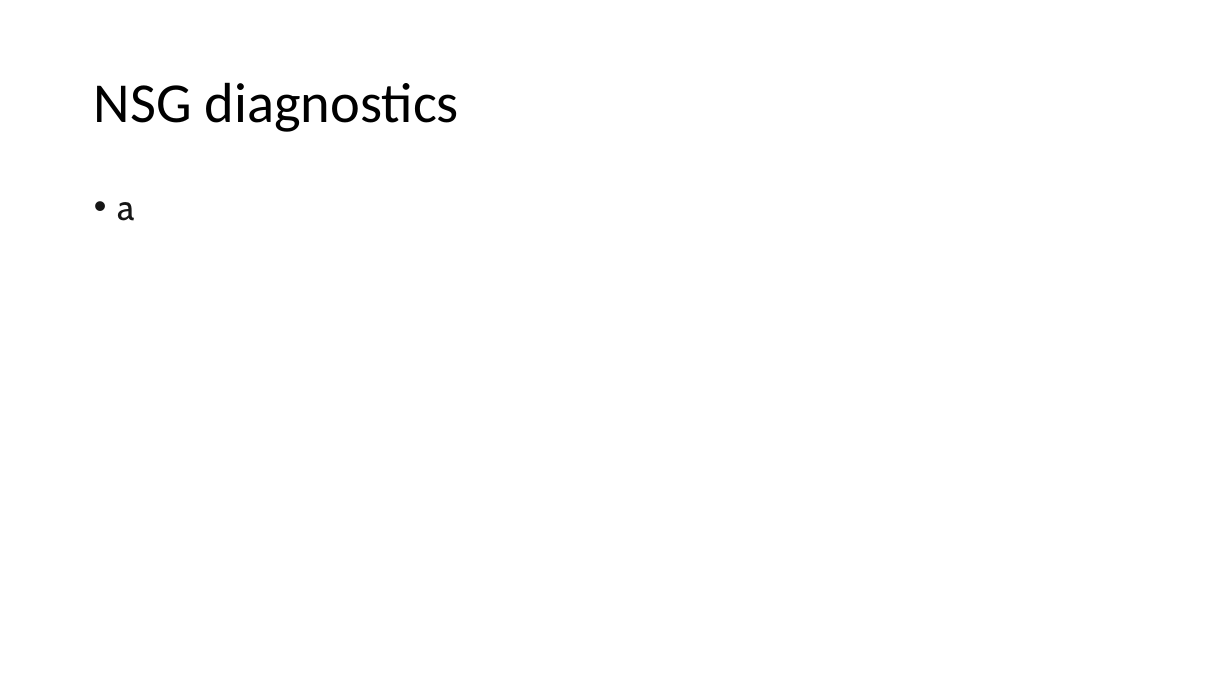
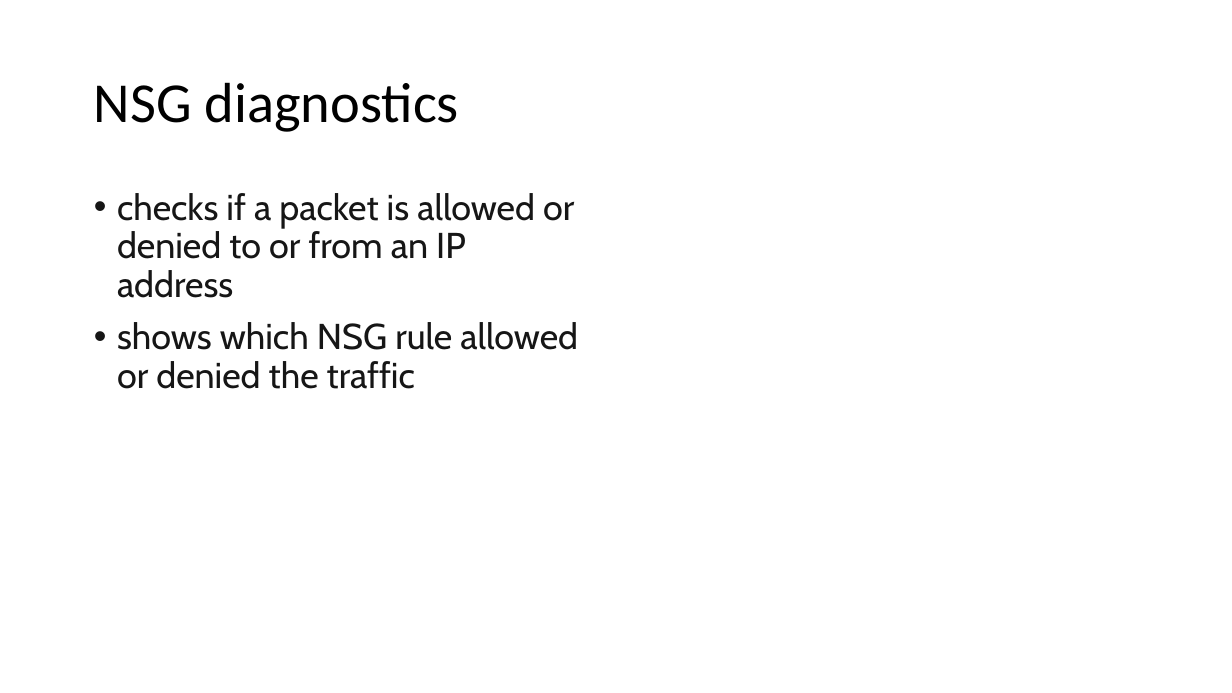
Before and after one commit to kalv25/azure-network-watcher, a slide deck: slide 11 of slides/working-with-azure-network-watcher.ppt. Drawn at 1232x693 pixels with LibreOffice and Linux fonts; fonts in the diff are those of the drawing. Boxes give left, top, right and bottom in pixels: in the first picture for what was removed or moved away, otherwise in the second. Text is boxed around its words. In the diff, an @@ line names an element or a change of style, - is before the commit and + after.

```diff
--- a/slides/working-with-azure-network-watcher.ppt
+++ b/slides/working-with-azure-network-watcher.ppt
@@ text at [117,193,578,389]: text changed @@
-• a
+• checks if a packet is allowed or denied to or from an IP address
+• shows which NSG rule allowed or denied the traffic
```
Also in this commit, not shown: 1 other file.
